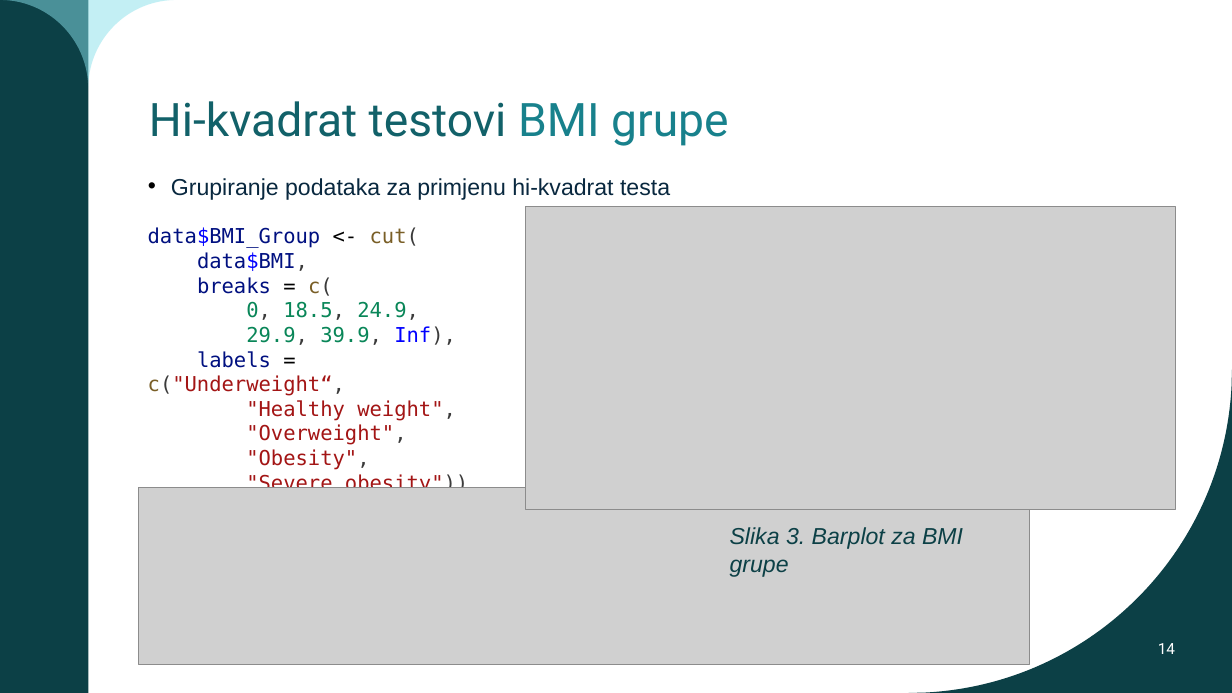
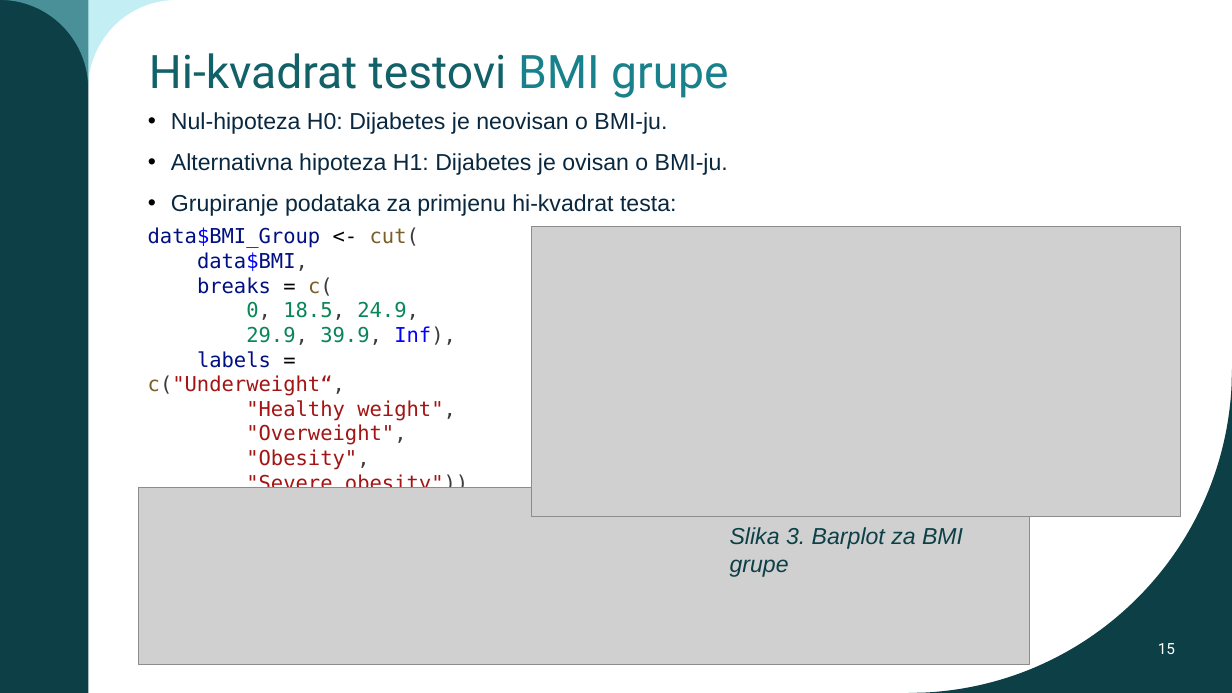
Before and after one commit to jfletcher20/diabetes-health-indicators-analysis, a slide deck: slide 15 of documentation/documentation.pptx (slide 14 before the commit). Drawn at 1232x693 pixels with LibreOffice and Linux fonts; fonts in the diff are those of the drawing; grey boxes stand for pictures. Boxes give left, top, right and bottom in pixels: in the first picture for what was removed or moved away, otherwise in the second. Text is boxed around its words. In the diff, an @@ line names an element or a change of style, - is before the commit and + after.

```diff
--- a/documentation/documentation.pptx
+++ b/documentation/documentation.pptx
@@ title "Hi-kvadrat testovi BMI grupe": place and size @@
-title "Hi-kvadrat testovi BMI grupe" at <box>149,101,728,146</box>
+title "Hi-kvadrat testovi BMI grupe" at <box>149,53,728,98</box>
@@ text at <box>171,112,728,216</box>: text changed @@
-• Grupiranje podataka za primjenu hi-kvadrat testa
+• Nul-hipoteza H0: Dijabetes je neovisan o BMI-ju.
+• Alternativna hipoteza H1: Dijabetes je ovisan o BMI-ju.
+• Grupiranje podataka za primjenu hi-kvadrat testa:
@@ picture: place and size @@
-picture at <box>526,206,1176,509</box>
+picture at <box>531,226,1181,517</box>
@@ page number at <box>1158,643,1175,654</box>: text changed @@
-14
+15
```
Also in this commit, not shown: 10 other slides changed, 1 slide added.
